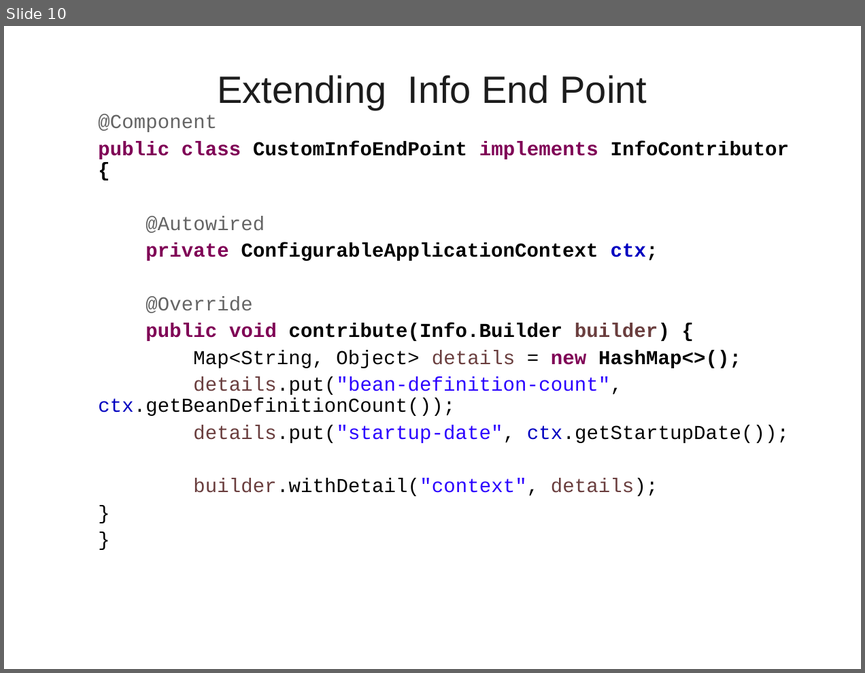
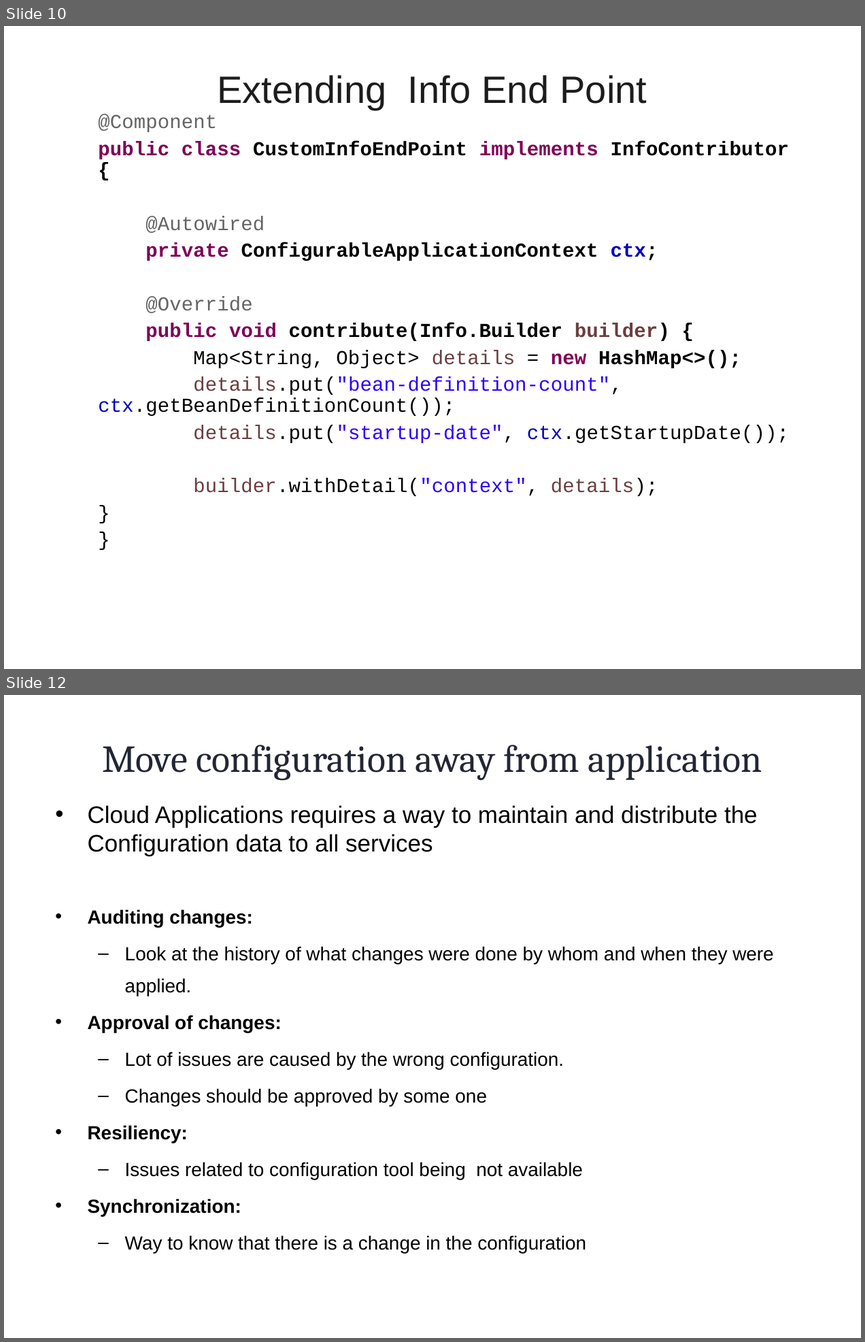
Before and after one commit to vatsanTraining/training_july_2023, a slide deck: MicroService_Module2_Bajaj.ppt. Shown one above the other, each under a label of ours: slide 10 before the commit, slides 10 and 12 after it; the slides between them are not shown. The pictures are 865x673 and 865x1342 pixels, drawn with LibreOffice and Linux fonts; fonts in the diff are those of the drawing; background and template pictures are left out. Boxes give left, top, right and bottom in pixels: in the first picture for what was removed or moved away, otherwise in the second. Text is boxed around its words. In the diff, an @@ line names an element or a change of style, - is before the commit and + after.

```diff
--- a/MicroService_Module2_Bajaj.ppt
+++ b/MicroService_Module2_Bajaj.ppt
@@ slide 12 added at (x1=4, y1=695, x2=861, y2=1338), background picture (left out) @@
@@ title added at (x1=102, y1=745, x2=762, y2=781), 32 pt, text #222635 @@
+Move configuration away from application
@@ text added at (x1=88, y1=805, x2=774, y2=1253), 16 pt, text #000000 @@
+• Cloud Applications requires a way to maintain and distribute the Configuration data to all services
+• Auditing changes:
+  – Look at the history of what changes were done by whom and when they were applied.
+• Approval of changes:
+  – Lot of issues are caused by the wrong configuration.
+  – Changes should be approved by some one
+• Resiliency:
+  – Issues related to configuration tool being not available
+• Synchronization:
+  – Way to know that there is a change in the configuration
```
Also in this commit, not shown: 4 slides changed, 91 other slides added, 13 slides removed, 16 other files.
